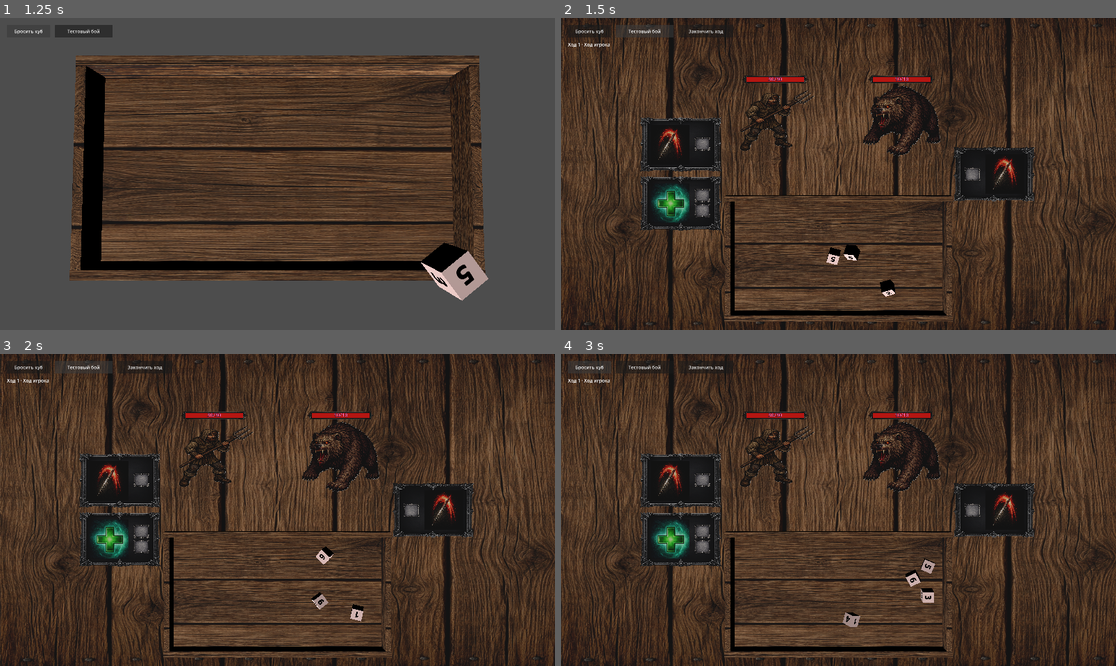
Above: before the commit, frames 1-4 (two rows, left to right).
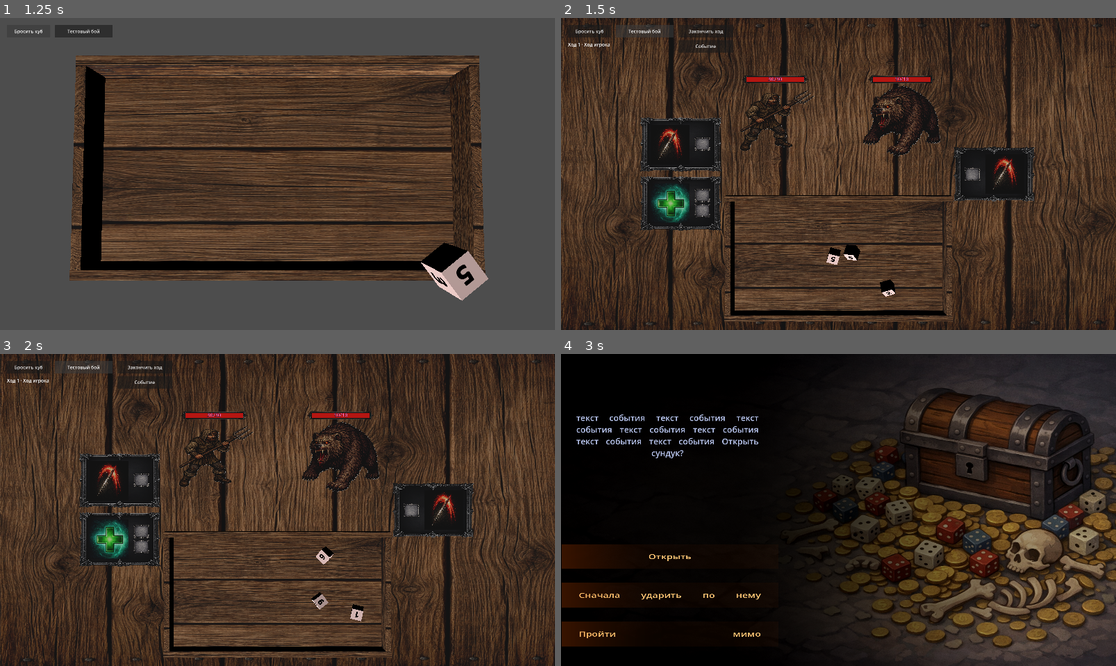
Above: after the commit, the same moments.

Repository: olegbogai-web/dicegame
Game: Godot game, scene res://scenes/board.tscn
The game is run twice, just before and just after one commit, with the same random seed, the same clock (stepped at 60 frames per second) and the same inputs.
Inputs (mouse positions are in pixels of both pictures, inside the frame that each line leads up to):
- Up to frame 1 (1.25 s): click "Бросить куб" at 0.5 s
- Up to frame 2 (1.5 s): click "Тестовый бой" at 1.25 s
- Up to frame 3 (2 s): no input
- Up to frame 4 (3 s): click (705, 382) at 2 s, where only the run after the commit has a clickable "Событие"; click (588, 366) at 2.75 s, where only the run before the commit has a clickable "Бросить куб"

Frame 1 is identical in both runs. In frame 2, 0.2% of the frame differs, in the area x 21-31%, y 7-12%; in frame 3, 0.2%; in frame 4, 77%, in the area x 0-100%, y 0-100%.

Commit message:
Добавить тестовую комнату события с броском куба

Diff:
--- /dev/null
+++ b/content/events/definitions/test_event.tres
@@ -0,0 +1,14 @@
+[gd_resource type="Resource" script_class="EventDefinition" format=3]
+
+[ext_resource type="Script" path="res://content/events/resources/event_definition.gd" id="1_event"]
+[ext_resource type="Texture2D" path="res://assets/events/chess-govnes.png" id="2_bg"]
+[ext_resource type="Resource" path="res://content/events/definitions/test_event_open_choice.tres" id="3_choice"]
+[ext_resource type="Resource" path="res://content/events/definitions/test_event_hit_choice.tres" id="4_choice"]
+[ext_resource type="Resource" path="res://content/events/definitions/test_event_skip_choice.tres" id="5_choice"]
+
+[resource]
+script = ExtResource("1_event")
+event_id = &"test_event"
+background_texture = ExtResource("2_bg")
+event_text = "текст события текст события текст события текст события текст события текст события текст события Открыть сундук?"
+choices = Array[Resource]([ExtResource("3_choice"), ExtResource("4_choice"), ExtResource("5_choice")])
--- /dev/null
+++ b/content/events/definitions/test_event_hit_choice.tres
@@ -0,0 +1,30 @@
+[gd_resource type="Resource" script_class="EventChoiceDefinition" format=3]
+
+[ext_resource type="Script" path="res://content/events/resources/event_choice_definition.gd" id="1_choice"]
+[ext_resource type="Script" path="res://content/events/resources/event_outcome_definition.gd" id="2_outcome"]
+
+[sub_resource type="Resource" id="OutcomeGreen"]
+script = ExtResource("2_outcome")
+color = 0
+text = "получите сокровище"
+
+[sub_resource type="Resource" id="OutcomeYellow"]
+script = ExtResource("2_outcome")
+color = 1
+text = "сундук разбит. И содержимое вместе с ним. Возможно, до конца своих дней вы не узнаете, был ли это мимик или вам просто померещилось."
+
+[sub_resource type="Resource" id="OutcomeRed"]
+script = ExtResource("2_outcome")
+color = 2
+text = "сундук разбит. И содержимое вместе с ним. Возможно, до конца своих дней вы не узнаете, был ли это мимик или вам просто померещилось."
+
+[resource]
+script = ExtResource("1_choice")
+choice_id = &"hit_first"
+choice_text = "Сначала ударить по нему"
+green_faces = 2
+yellow_faces = 4
+red_faces = 0
+green_outcome = SubResource("OutcomeGreen")
+yellow_outcome = SubResource("OutcomeYellow")
+red_outcome = SubResource("OutcomeRed")
--- /dev/null
+++ b/content/events/definitions/test_event_open_choice.tres
@@ -0,0 +1,30 @@
+[gd_resource type="Resource" script_class="EventChoiceDefinition" format=3]
+
+[ext_resource type="Script" path="res://content/events/resources/event_choice_definition.gd" id="1_choice"]
+[ext_resource type="Script" path="res://content/events/resources/event_outcome_definition.gd" id="2_outcome"]
+
+[sub_resource type="Resource" id="OutcomeGreen"]
+script = ExtResource("2_outcome")
+color = 0
+text = "получите сокровище"
+
+[sub_resource type="Resource" id="OutcomeYellow"]
+script = ExtResource("2_outcome")
+color = 1
+text = "сундук пуст"
+
+[sub_resource type="Resource" id="OutcomeRed"]
+script = ExtResource("2_outcome")
+color = 2
+text = "это мимик!"
+
+[resource]
+script = ExtResource("1_choice")
+choice_id = &"open"
+choice_text = "Открыть"
+green_faces = 4
+yellow_faces = 1
+red_faces = 1
+green_outcome = SubResource("OutcomeGreen")
+yellow_outcome = SubResource("OutcomeYellow")
+red_outcome = SubResource("OutcomeRed")
--- /dev/null
+++ b/content/events/definitions/test_event_skip_choice.tres
@@ -0,0 +1,30 @@
+[gd_resource type="Resource" script_class="EventChoiceDefinition" format=3]
+
+[ext_resource type="Script" path="res://content/events/resources/event_choice_definition.gd" id="1_choice"]
+[ext_resource type="Script" path="res://content/events/resources/event_outcome_definition.gd" id="2_outcome"]
+
+[sub_resource type="Resource" id="OutcomeGreen"]
+script = ExtResource("2_outcome")
+color = 0
+text = "вам улыбнулась удача"
+
+[sub_resource type="Resource" id="OutcomeYellow"]
+script = ExtResource("2_outcome")
+color = 1
+text = "ничего не произошло"
+
+[sub_resource type="Resource" id="OutcomeRed"]
+script = ExtResource("2_outcome")
+color = 2
+text = "ничего не произошло"
+
+[resource]
+script = ExtResource("1_choice")
+choice_id = &"skip"
+choice_text = "Пройти мимо"
+green_faces = 1
+yellow_faces = 5
+red_faces = 0
+green_outcome = SubResource("OutcomeGreen")
+yellow_outcome = SubResource("OutcomeYellow")
+red_outcome = SubResource("OutcomeRed")
--- /dev/null
+++ b/content/events/resources/event_choice_definition.gd
@@ -0,0 +1,28 @@
+@tool
+extends Resource
+class_name EventChoiceDefinition
+
+const EventOutcomeDefinition = preload("res://content/events/resources/event_outcome_definition.gd")
+
+@export var choice_id: StringName
+@export_multiline var choice_text := ""
+@export_range(0, 6, 1) var green_faces := 0
+@export_range(0, 6, 1) var yellow_faces := 0
+@export_range(0, 6, 1) var red_faces := 0
+
+@export var green_outcome: EventOutcomeDefinition
+@export var yellow_outcome: EventOutcomeDefinition
+@export var red_outcome: EventOutcomeDefinition
+
+
+func get_total_faces() -> int:
+	return green_faces + yellow_faces + red_faces
+
+
+func is_valid_choice() -> bool:
+	return not choice_id.is_empty() \
+		and not choice_text.is_empty() \
+		and get_total_faces() > 0 \
+		and green_outcome != null \
+		and yellow_outcome != null \
+		and red_outcome != null
--- /dev/null
+++ b/content/events/resources/event_definition.gd
@@ -0,0 +1,19 @@
+@tool
+extends Resource
+class_name EventDefinition
+
+const EventChoiceDefinition = preload("res://content/events/resources/event_choice_definition.gd")
+
+@export var event_id: StringName
+@export var background_texture: Texture2D
+@export_multiline var event_text := ""
+@export var choices: Array[EventChoiceDefinition] = []
+
+
+func is_valid_event() -> bool:
+	if event_id.is_empty() or background_texture == null or event_text.is_empty() or choices.is_empty():
+		return false
+	for choice in choices:
+		if choice == null or not choice.is_valid_choice():
+			return false
+	return true
--- /dev/null
+++ b/content/events/resources/event_outcome_definition.gd
@@ -0,0 +1,14 @@
+@tool
+extends Resource
+class_name EventOutcomeDefinition
+
+
+enum OutcomeColor {
+	GREEN,
+	YELLOW,
+	RED,
+}
+
+
+@export var color: OutcomeColor = OutcomeColor.YELLOW
+@export_multiline var text := ""
--- a/scenes/battle_table.gd
+++ b/scenes/battle_table.gd
@@ -32,6 +32,7 @@
 @onready var _player_ability_template: MeshInstance3D = $ability_frame
 @onready var _monster_ability_template: MeshInstance3D = $ability_frame2
 @onready var _end_turn_button: Button = $UI/EndTurnButton
+@onready var _event_button: Button = $UI/EventButton
 @onready var _turn_status_label: Label = $UI/TurnStatusLabel
 
 var battle_room_data: BattleRoom
@@ -52,6 +53,8 @@
 	set_physics_process(true)
 	if _end_turn_button != null and not _end_turn_button.pressed.is_connected(_on_end_turn_button_pressed):
 		_end_turn_button.pressed.connect(_on_end_turn_button_pressed)
+	if _event_button != null and not _event_button.pressed.is_connected(_on_event_button_pressed):
+		_event_button.pressed.connect(_on_event_button_pressed)
 	if battle_room_data == null:
 		configure_from_battle_room(BattleRoomScript.create_test_battle_room())
 	else:
@@ -984,6 +987,12 @@
 	_advance_to_next_turn()
 
 
+func _on_event_button_pressed() -> void:
+	var result := get_tree().change_scene_to_file("res://scenes/event_room.tscn")
+	if result != OK:
+		push_warning("Не удалось открыть сцену события.")
+
+
 func _advance_to_next_turn() -> void:
 	if battle_room_data == null or _turn_transition_in_progress:
 		return
@@ -1015,6 +1024,8 @@
 func _update_turn_ui() -> void:
 	if _end_turn_button != null:
 		_end_turn_button.disabled = battle_room_data == null or not battle_room_data.is_player_turn() or _activation_in_progress or battle_room_data.is_battle_over()
+	if _event_button != null:
+		_event_button.disabled = _activation_in_progress
 	if _turn_status_label == null:
 		return
 	if battle_room_data == null:
--- /dev/null
+++ b/scenes/event_room.gd
@@ -0,0 +1,248 @@
+extends Node3D
+
+const BoardController = preload("res://ui/scripts/board_controller.gd")
+const Dice = preload("res://content/dice/dice.gd")
+const DiceThrowRequestScript = preload("res://content/dice/dice_throw_request.gd")
+const EventDefinition = preload("res://content/events/resources/event_definition.gd")
+const EventChoiceDefinition = preload("res://content/events/resources/event_choice_definition.gd")
+const EventOutcomeDefinition = preload("res://content/events/resources/event_outcome_definition.gd")
+const EventData = preload("res://content/events/definitions/test_event.tres")
+const BaseDiceScene = preload("res://content/resources/base_cube.tscn")
+const DiceFaceDefinition = preload("res://content/dice/resources/dice_face_definition.gd")
+const DiceDefinition = preload("res://content/dice/resources/dice_definition.gd")
+
+const FULLSCREEN_DICE_SIZE := Vector3(4.0, 4.0, 4.0)
+const COLLAPSE_SCALE_X := 0.03
+const COLLAPSE_DURATION := 0.1
+
+@onready var _camera: Camera3D = $camera_event
+@onready var _event_label: Label3D = $text_event
+@onready var _background: MeshInstance3D = $background
+@onready var _choice_template: MeshInstance3D = $choice_background
+@onready var _board: BoardController = $board
+
+var _event_definition: EventDefinition
+var _choice_nodes: Array[Dictionary] = []
+var _selected_choice: EventChoiceDefinition
+var _event_dice: Dice
+var _is_resolving := false
+
+
+func _ready() -> void:
+	if _camera != null:
+		_camera.current = true
+	_hide_board_ui()
+	_setup_event(EventData)
+
+
+func _hide_board_ui() -> void:
+	if _board == null:
+		return
+	var board_ui := _board.get_node_or_null(^"UI") as CanvasLayer
+	if board_ui != null:
+		board_ui.visible = false
+
+
+func _setup_event(definition: EventDefinition) -> void:
+	if definition == null or not definition.is_valid_event():
+		push_warning("Event definition is invalid.")
+		return
+	_event_definition = definition
+	_apply_background(definition.background_texture)
+	_event_label.text = definition.event_text
+	_build_choices(definition.choices)
+
+
+func _apply_background(texture: Texture2D) -> void:
+	if _background == null or texture == null:
+		return
+	var material := _background.material_override as ShaderMaterial
+	if material == null:
+		return
+	material = material.duplicate()
+	material.set_shader_parameter("background", texture)
+	_background.material_override = material
+
+
+func _build_choices(choices: Array[EventChoiceDefinition]) -> void:
+	_clear_choices()
+	if _choice_template == null:
+		return
+	var z_step := 1.25
+	for index in choices.size():
+		var choice := choices[index]
+		if choice == null:
+			continue
+		var choice_node := _choice_template if index == 0 else _choice_template.duplicate() as MeshInstance3D
+		if index > 0:
+			choice_node.name = "choice_background_%d" % index
+			add_child(choice_node)
+		var origin := _choice_template.transform.origin
+		origin.z += z_step * float(index)
+		choice_node.transform = Transform3D(choice_node.transform.basis, origin)
+		var label := choice_node.get_node_or_null(^"text_choice") as Label3D
+		if label != null:
+			label.text = choice.choice_text
+		_ensure_choice_click_body(choice_node, index)
+		_choice_nodes.append({
+			"choice": choice,
+			"background": choice_node,
+			"label": label,
+		})
+
+
+func _ensure_choice_click_body(choice_node: MeshInstance3D, choice_index: int) -> void:
+	var click_body := choice_node.get_node_or_null(^"choice_click") as StaticBody3D
+	if click_body == null:
+		click_body = StaticBody3D.new()
+		click_body.name = "choice_click"
+		choice_node.add_child(click_body)
+		click_body.owner = get_tree().edited_scene_root
+
+	var collision := click_body.get_node_or_null(^"collision") as CollisionShape3D
+	if collision == null:
+		collision = CollisionShape3D.new()
+		collision.name = "collision"
+		click_body.add_child(collision)
+		collision.owner = get_tree().edited_scene_root
+	if collision.shape == null:
+		var shape := BoxShape3D.new()
+		shape.size = Vector3(1.8, 0.8, 1.0)
+		collision.shape = shape
+
+	if not click_body.input_event.is_connected(_on_choice_input_event):
+		click_body.input_event.connect(_on_choice_input_event.bind(choice_index))
+
+
+func _on_choice_input_event(_camera: Camera3D, event: InputEvent, _event_position: Vector3, _normal: Vector3, _shape_idx: int, choice_index: int) -> void:
+	if _is_resolving:
+		return
+	if event is InputEventMouseButton and event.button_index == MOUSE_BUTTON_LEFT and event.pressed:
+		_select_choice(choice_index)
+
+
+func _select_choice(choice_index: int) -> void:
+	if choice_index < 0 or choice_index >= _choice_nodes.size():
+		return
+	_selected_choice = _choice_nodes[choice_index].get("choice") as EventChoiceDefinition
+	if _selected_choice == null:
+		return
+	_is_resolving = true
+	for choice_data in _choice_nodes:
+		var body := (choice_data.get("background") as MeshInstance3D).get_node_or_null(^"choice_click") as StaticBody3D
+		if body != null:
+			body.process_mode = Node.PROCESS_MODE_DISABLED
+	await _collapse_content()
+	await _throw_event_dice_and_resolve()
+
+
+func _collapse_content() -> void:
+	var tween := create_tween()
+	tween.set_parallel(true)
+	for choice_data in _choice_nodes:
+		var choice_background := choice_data.get("background") as MeshInstance3D
+		var choice_label := choice_data.get("label") as Label3D
+		if choice_background != null:
+			tween.tween_property(choice_background, "scale:x", COLLAPSE_SCALE_X, COLLAPSE_DURATION)
+		if choice_label != null:
+			tween.tween_property(choice_label, "scale:x", COLLAPSE_SCALE_X, COLLAPSE_DURATION)
+	tween.tween_property(_event_label, "scale:x", COLLAPSE_SCALE_X, COLLAPSE_DURATION)
+	await tween.finished
+
+
+func _throw_event_dice_and_resolve() -> void:
+	if _board == null or _selected_choice == null:
+		return
+	var dice_definition := _build_event_dice_definition(_selected_choice)
+	if dice_definition == null:
+		return
+	var request := DiceThrowRequestScript.create(BaseDiceScene, Vector3.ZERO, 1.0, FULLSCREEN_DICE_SIZE, {
+		"definition": dice_definition,
+		"owner": &"event",
+	})
+	var dice_array := _board.throw_dice([request])
+	if dice_array.is_empty():
+		return
+	_event_dice = dice_array[0] as Dice
+	if _event_dice == null:
+		return
+	await _wait_for_die_to_stop(_event_dice)
+	var outcome_text := _resolve_outcome_text(_event_dice, _selected_choice)
+	_event_dice.queue_free()
+	_show_outcome_text(outcome_text)
+
+
+func _wait_for_die_to_stop(dice: Dice) -> void:
+	if dice == null:
+		return
+	while is_instance_valid(dice) and not dice.sleeping:
+		await get_tree().physics_frame
+
+
+func _resolve_outcome_text(dice: Dice, choice: EventChoiceDefinition) -> String:
+	if dice == null or choice == null:
+		return ""
+	var top_face := dice.get_top_face()
+	if top_face == null:
+		return ""
+	var color := _classify_color(top_face.overlay_tint)
+	match color:
+		EventOutcomeDefinition.OutcomeColor.GREEN:
+			return choice.green_outcome.text
+		EventOutcomeDefinition.OutcomeColor.RED:
+			return choice.red_outcome.text
+		_:
+			return choice.yellow_outcome.text
+
+
+func _show_outcome_text(outcome_text: String) -> void:
+	_event_label.text = outcome_text
+	_event_label.scale = Vector3.ONE
+
+
+func _classify_color(color: Color) -> EventOutcomeDefinition.OutcomeColor:
+	if color.g > color.r and color.g > color.b:
+		return EventOutcomeDefinition.OutcomeColor.GREEN
+	if color.r > color.g and color.r > color.b:
+		return EventOutcomeDefinition.OutcomeColor.RED
+	return EventOutcomeDefinition.OutcomeColor.YELLOW
+
+
+func _build_event_dice_definition(choice: EventChoiceDefinition) -> DiceDefinition:
+	if choice == null:
+		return null
+	var face_colors: Array[Color] = []
+	for _index in choice.green_faces:
+		face_colors.append(Color(0.2, 0.9, 0.4, 1.0))
+	for _index in choice.yellow_faces:
+		face_colors.append(Color(1.0, 0.86, 0.25, 1.0))
+	for _index in choice.red_faces:
+		face_colors.append(Color(0.95, 0.22, 0.22, 1.0))
+	if face_colors.size() < 6:
+		for _index in 6 - face_colors.size():
+			face_colors.append(Color(1.0, 0.86, 0.25, 1.0))
+
+	face_colors.shuffle()
+
+	var definition := DiceDefinition.new()
+	definition.dice_name = "event_dice"
+	definition.size_multiplier = Vector3(3.0, 3.0, 3.0)
+	definition.base_color = Color(0.95, 0.95, 0.95, 1.0)
+
+	var faces: Array[DiceFaceDefinition] = []
+	for index in 6:
+		var face := DiceFaceDefinition.new()
+		face.text_value = str(index + 1)
+		face.overlay_tint = face_colors[index]
+		face.text_color = Color(0.05, 0.05, 0.05, 1.0)
+		faces.append(face)
+	definition.faces = faces
+	return definition
+
+
+func _clear_choices() -> void:
+	for choice_data in _choice_nodes:
+		var choice_background := choice_data.get("background") as MeshInstance3D
+		if choice_background != null and choice_background != _choice_template:
+			choice_background.queue_free()
+	_choice_nodes.clear()
--- a/scenes/event_room.tscn
+++ b/scenes/event_room.tscn
@@ -1,5 +1,6 @@
 [gd_scene format=3 uid="uid://eeobcwwda1af"]
 
+[ext_resource type="Script" path="res://scenes/event_room.gd" id="1_event_room_script"]
 [ext_resource type="Shader" uid="uid://bepfpefwcwx4g" path="res://assets/shaders/50dark_shader.gdshader" id="1_k00fv"]
 [ext_resource type="Texture2D" uid="uid://bxpuei70wl7q3" path="res://assets/events/chess-govnes.png" id="2_qvg7m"]
 [ext_resource type="Shader" uid="uid://bd34jl5c1gnfk" path="res://scenes/orange_shader.gdshader" id="3_spmpp"]
@@ -22,9 +23,11 @@
 size = Vector3(3.7541618, 1, 2.386538)
 
 [node name="Node3D" type="Node3D" unique_id=978277730]
+script = ExtResource("1_event_room_script")
 
 [node name="camera_event" type="Camera3D" parent="." unique_id=1850936957]
 transform = Transform3D(1, 0, 0, 0, -4.371139e-08, 1, 0, -1, -4.371139e-08, 0, 100, 0)
+current = true
 fov = 5.8
 
 [node name="DirectionalLight3D" type="DirectionalLight3D" parent="." unique_id=1305639632]
--- a/scenes/new_battle_table.tscn
+++ b/scenes/new_battle_table.tscn
@@ -199,6 +199,13 @@
 offset_bottom = 68.0
 text = "Закончить ход"
 
+[node name="EventButton" type="Button" parent="UI"]
+offset_left = 406.0
+offset_top = 76.0
+offset_right = 596.0
+offset_bottom = 120.0
+text = "Событие"
+
 [node name="TurnStatusLabel" type="Label" parent="UI" unique_id=151234003]
 offset_left = 24.0
 offset_top = 80.0
